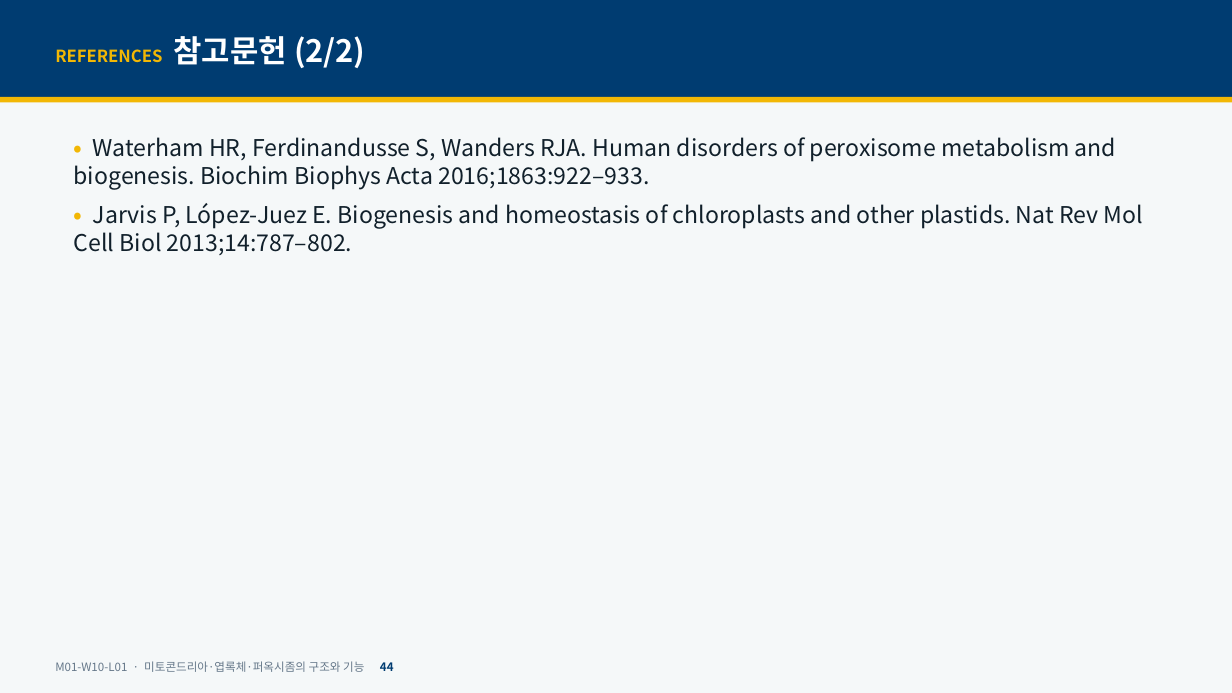
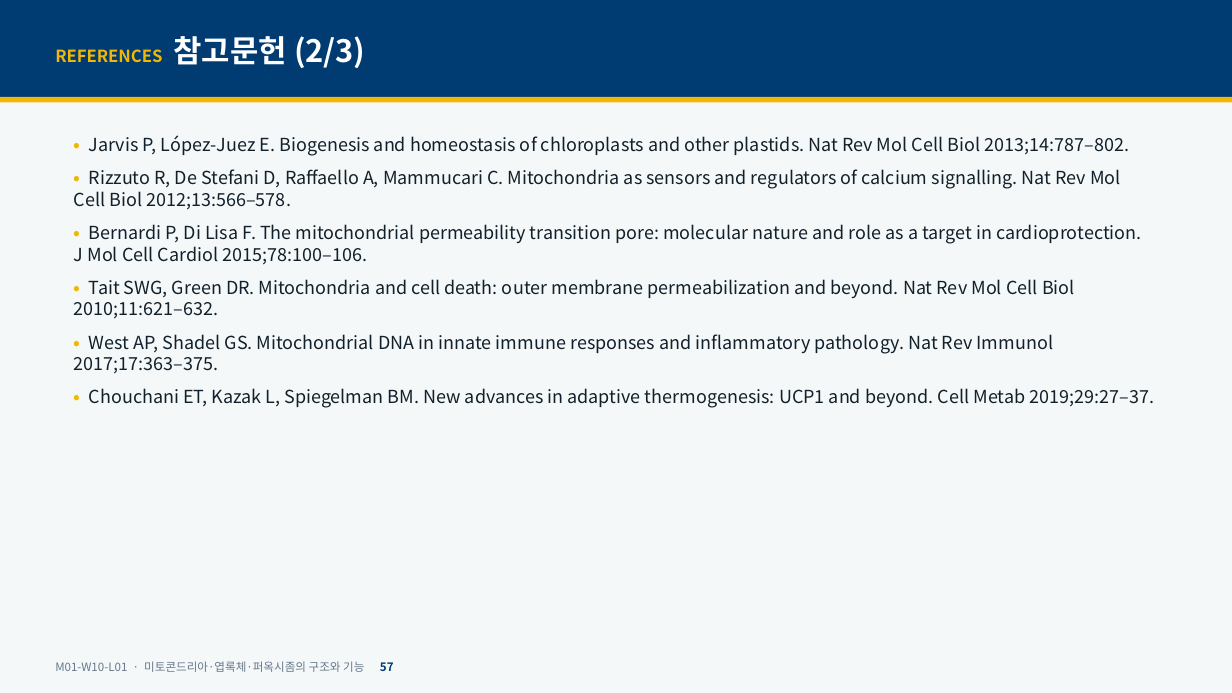
Before and after one commit to hoperiasd2/hoperiasd2.github.io, a slide deck: slide 57 of curriculum/M01/W10/L01/slides.pptx (slide 44 before the commit). Drawn at 1232x693 pixels with LibreOffice and Linux fonts; fonts in the diff are those of the drawing. Boxes give left, top, right and bottom in pixels: in the first picture for what was removed or moved away, otherwise in the second. Text is boxed around its words. In the diff, an @@ line names an element or a change of style, - is before the commit and + after.

```diff
--- a/curriculum/M01/W10/L01/slides.pptx
+++ b/curriculum/M01/W10/L01/slides.pptx
@@ text at (55, 36, 366, 68): text changed @@
-REFERENCES 참고문헌 (2/2)
+REFERENCES 참고문헌 (2/3)
@@ text at (74, 137, 1116, 190): paragraph removed @@
-• Waterham HR, Ferdinandusse S, Wanders RJA. Human disorders of peroxisome metabolism and biogenesis. Biochim Biophys Acta 2016;1863:922–933.
@@ text at (89, 135, 1130, 156): size 18 to 14 pt in "• Jarvis P, López-Juez E. Biogenesis and ..." @@
@@ text at (74, 169, 1155, 408): paragraphs added @@
+• Rizzuto R, De Stefani D, Raffaello A, Mammucari C. Mitochondria as sensors and regulators of calcium signalling. Nat Rev Mol Cell Biol 2012;13:566–578.
+• Bernardi P, Di Lisa F. The mitochondrial permeability transition pore: molecular nature and role as a target in cardioprotection. J Mol Cell Cardiol 2015;78:100–106.
+• Tait SWG, Green DR. Mitochondria and cell death: outer membrane permeabilization and beyond. Nat Rev Mol Cell Biol 2010;11:621–632.
+• West AP, Shadel GS. Mitochondrial DNA in innate immune responses and inflammatory pathology. Nat Rev Immunol 2017;17:363–375.
+• Chouchani ET, Kazak L, Spiegelman BM. New advances in adaptive thermogenesis: UCP1 and beyond. Cell Metab 2019;29:27–37.
@@ text at (55, 661, 394, 672): text changed @@
-M01-W10-L01 · 미토콘드리아·엽록체·퍼옥시좀의 구조와 기능 44
+M01-W10-L01 · 미토콘드리아·엽록체·퍼옥시좀의 구조와 기능 57
```
Also in this commit, not shown: 36 other slides changed, 14 slides added, 5 other files.
